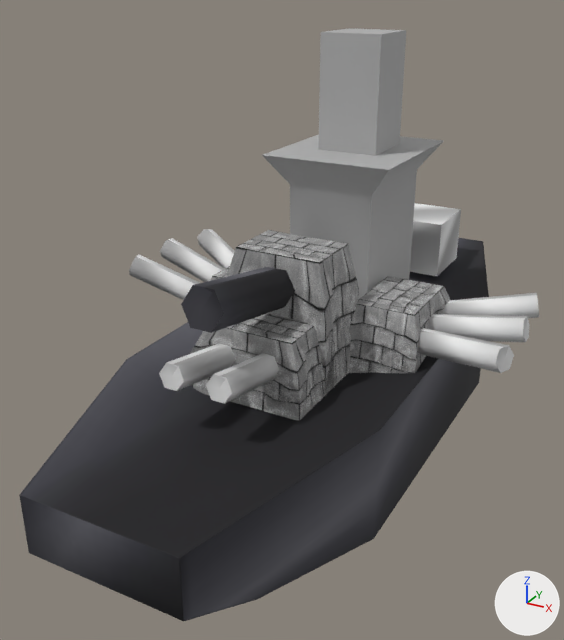
A saved change to the FBX model Game/Assets/modelData/Senkan.FBX.
One viewpoint serves both versions: a 50 mm lens placed at (2.9, -6.85, 4.37), pointed at (-0.5, -0.68, 1.28). Arrows for +X, +Y and +Z are at lower right; the lights stay in place. Where no turn or scale is listed for an object, it has been applied to the vertices.
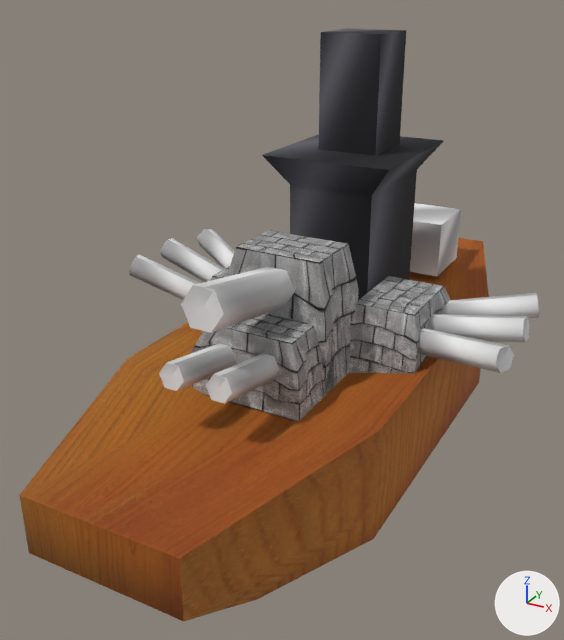
Where the change shows, as pixel boxes [x1, y1, x2, y2] in the pictures (564 x 640 px):
'Box001', recoloured (black to brown): [19, 238, 489, 621] in both
'Box004', recoloured (grey to black): [262, 134, 444, 300] in both
'Box005', recoloured: [318, 28, 406, 156] in both
'Cylinder003', recoloured (black to grey): [181, 267, 295, 333] in both

Patch to the scene script:
```diff
--- a/Game/Assets/modelData/Senkan.FBX.py
+++ b/Game/Assets/modelData/Senkan.FBX.py
@@ img_mokuzai_jpg @@
+img_mokuzai_jpg = load_image('mokuzai.jpg', 'mokuzai.jpg', 474, 474, 'sRGB')
@@ mat_material__26 @@
+mat_material__26 = principled_material('Material #26')
+mat_material__26.texture = img_mokuzai_jpg
+mat_material__26.roughness = 0.859
@@ mat_material__25 @@
+mat_material__25 = principled_material('Material #25')
+mat_material__25.texture = img_gin_jpg
+mat_material__25.roughness = 0.859
@@ me_mesh_007 @@
 me_mesh_007.from_pydata(...)  # 8 vertices, 6 faces; spans x -0.308..0.308, y -0.324..0.324, z 0.0..1.112
-me_mesh_007.materials.append(mat_material__146)  # picture img_haiiro_jpg
+me_mesh_007.materials.append(mat_material__143)  # picture img_tetu_jpg
@@ me_mesh @@
 me_mesh.from_pydata(...)  # 66 vertices, 128 faces; spans x -1.27..1.27, y -3.6..3.55, z 0.0..1.09
-me_mesh.materials.append(mat_material__143)  # picture img_tetu_jpg
+me_mesh.materials.append(mat_material__26)  # picture img_mokuzai_jpg
@@ me_mesh_005 @@
 me_mesh_005.from_pydata(...)  # 14 vertices, 24 faces; spans x -0.196..0.196, y -1.345..0.031, z -0.167..0.41
-me_mesh_005.materials.append(mat_material__142)  # picture img_tetu_jpg_001
+me_mesh_005.materials.append(mat_material__25)  # picture img_gin_jpg
@@ me_mesh_006 @@
 me_mesh_006.from_pydata(...)  # 65 vertices, 126 faces; spans x -0.66..0.66, y -0.79..0.79, z 0.0..1.82
-me_mesh_006.materials.append(mat_material__146)  # picture img_haiiro_jpg
+me_mesh_006.materials.append(mat_material__143)  # picture img_tetu_jpg
```
